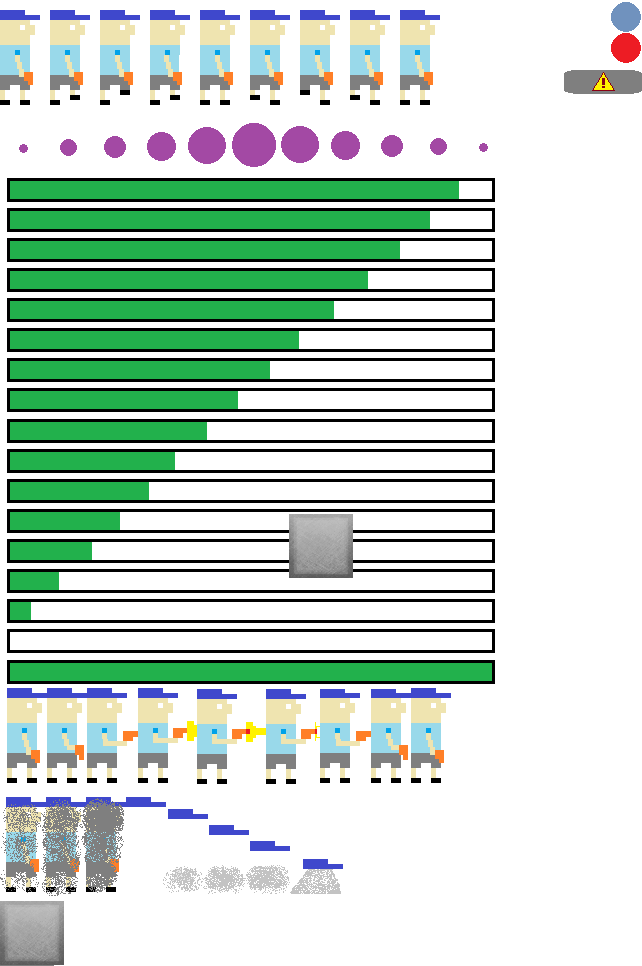
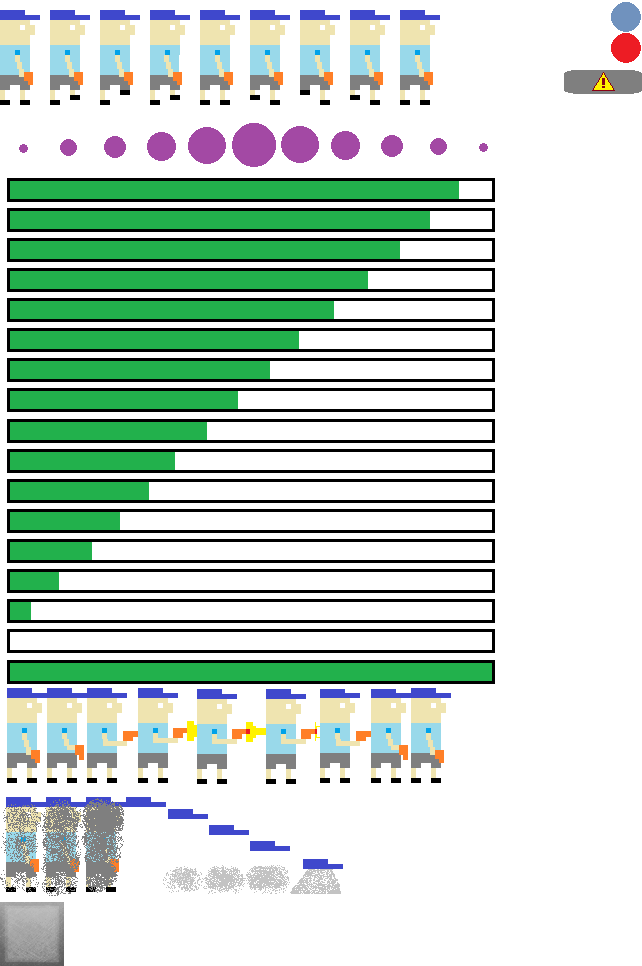
Two versions of the same layered image (w=642, h=966). Layer-by-layer changes:
painted on "playerBig.png" over left=0, top=514, right=353, bottom=966
